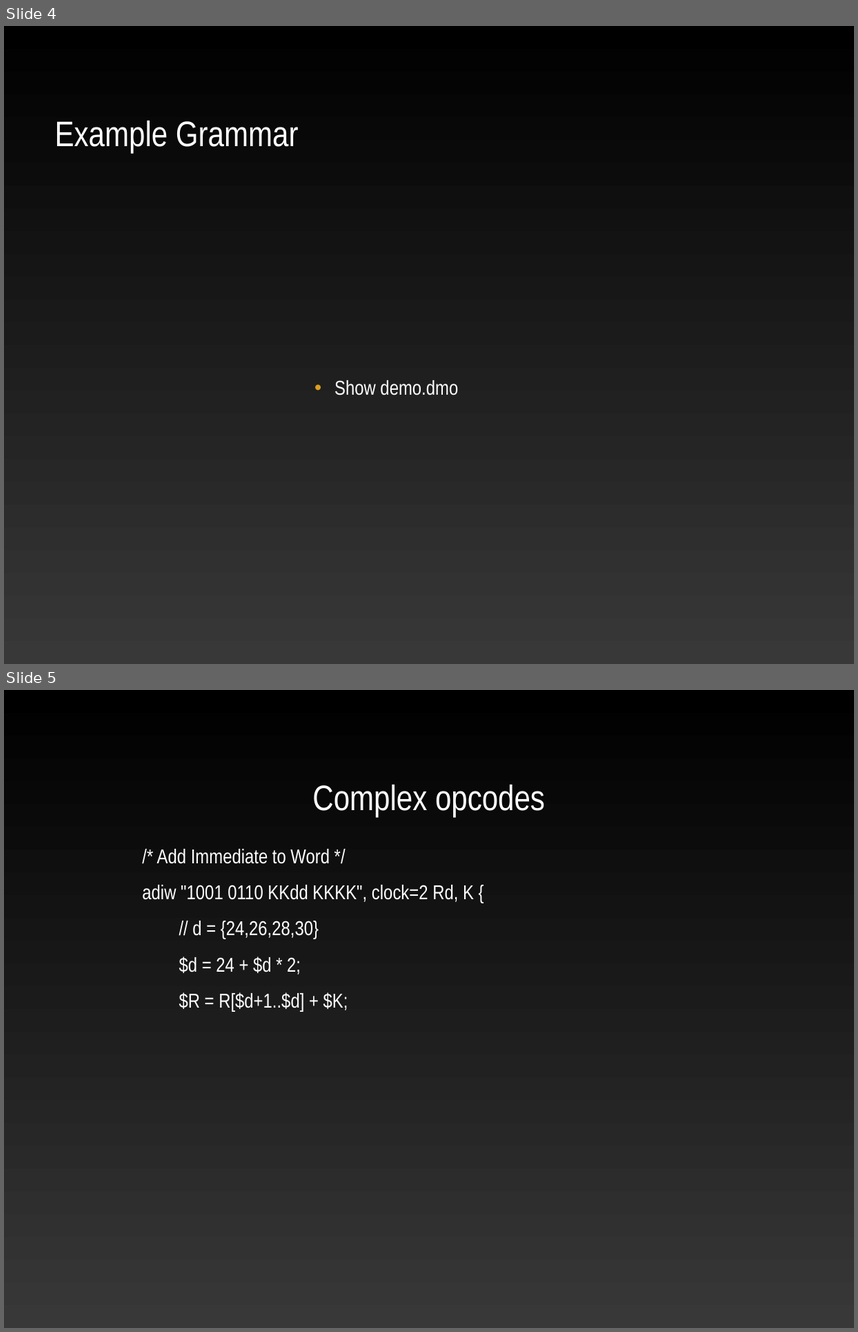
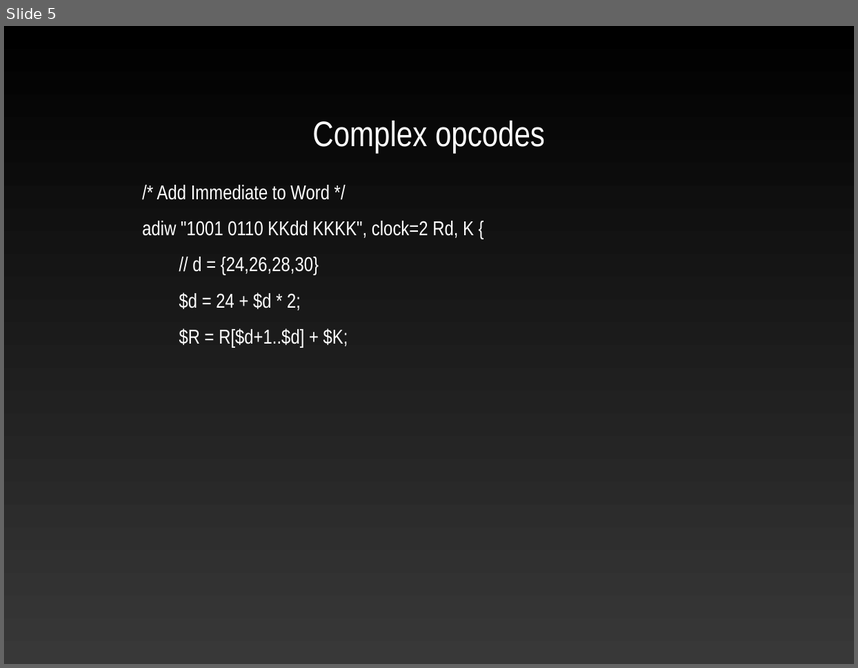
Before and after one commit to ekohl/essig, a slide deck: presentation/essig.ppt. Shown one above the other, each under a label of ours: slides 4 and 5 before the commit, slide 5 after it. The pictures are 858x1332 and 858x668 pixels, drawn with LibreOffice and Linux fonts; fonts in the diff are those of the drawing; background and template pictures are left out. Boxes give left, top, right and bottom in pixels: in the first picture for what was removed or moved away, otherwise in the second. Text is boxed around its words. In the diff, an @@ line names an element or a change of style, - is before the commit and + after.

```diff
--- a/presentation/essig.ppt
+++ b/presentation/essig.ppt
@@ slide 4 removed at [4, 26, 854, 664], background picture (left out) @@
@@ text removed at [55, 120, 299, 154] @@
-Example Grammar
@@ text removed at [335, 380, 458, 395] @@
-• Show demo.dmo
```
Also in this commit, not shown: 1 slide changed, 1 slide added.
